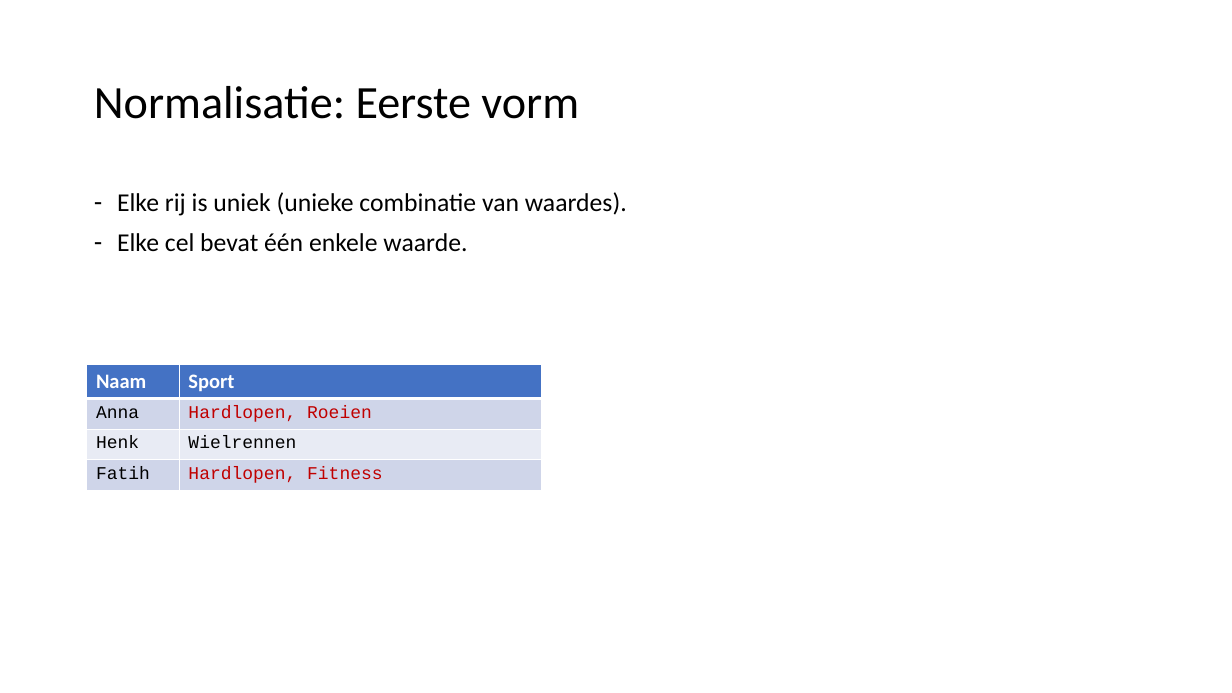
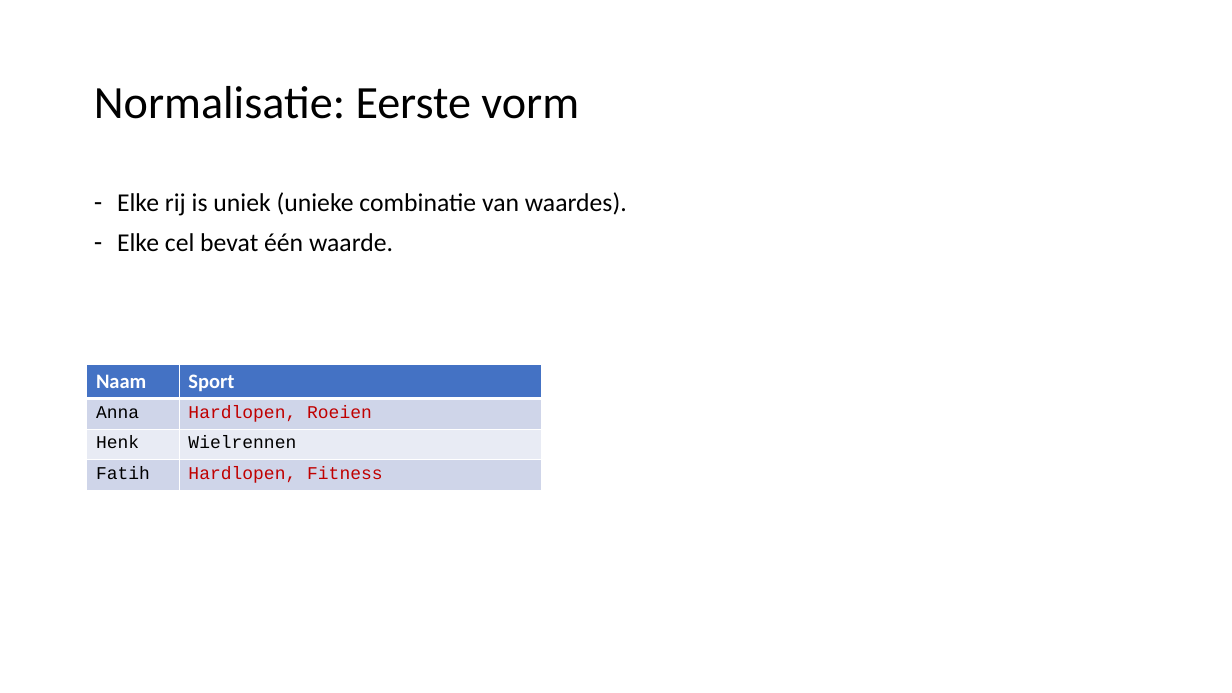
Before and after one commit to LFKoning/knowledge-sharing, a slide deck: slide 12 of sql_course_2p/2_database_design/2_database_design.pptx. Drawn at 1232x693 pixels with LibreOffice and Linux fonts; fonts in the diff are those of the drawing. Boxes give left, top, right and bottom in pixels: in the first picture for what was removed or moved away, otherwise in the second. Text is boxed around its words. In the diff, an @@ line names an element or a change of style, - is before the commit and + after.

```diff
--- a/sql_course_2p/2_database_design/2_database_design.pptx
+++ b/sql_course_2p/2_database_design/2_database_design.pptx
@@ text at box(117, 233, 393, 252): text changed @@
-– Elke cel bevat één enkele waarde.
+– Elke cel bevat één waarde.
```
Also in this commit, not shown: 7 other slides changed, 2 slides added, 2 slides removed, 4 other files.
